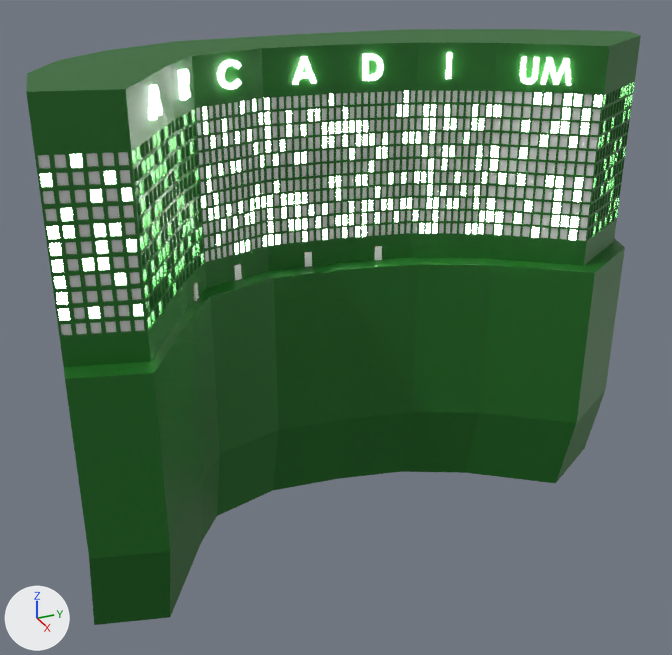
The FBX model Assets/Models/Saint Mary's Island/ArcadiumComplexI.fbx: old version first, new version second.
One viewpoint serves both versions: a camera (50 mm lens) standing at (108.9, -47.3, 48.1) and looking at (3.3, 0.2, -4.7). The axes (+X, +Y, +Z) are drawn at lower left. The lights are the same throughout. Where no turn or scale is listed for an object, it has been applied to the vertices.

The older version as bpy lines, for what is in view:
```python
ob_arcadiumcomplexi = bpy.data.objects.new('ArcadiumComplexI', me_vert_001)
ob_arcadiumcomplexi.location = (0.0, 0.0, -17.0)
ob_text = bpy.data.objects.new('Text', me_text)
ob_text.location = (11.0, -24.3, 29.3)
ob_text_001 = bpy.data.objects.new('Text.001', me_text_002)
ob_text_001.location = (2.0, -18.5, 29.3)
ob_text_002 = bpy.data.objects.new('Text.002', me_text_003)
ob_text_002.location = (-1.9, -12.0, 29.3)
ob_text_003 = bpy.data.objects.new('Text.003', me_text_004)
ob_text_003.location = (-2.8, -1.7, 29.0)
ob_text_004 = bpy.data.objects.new('Text.004', me_text_005)
ob_text_004.location = (-1.3, 7.3, 29.1)
ob_text_005 = bpy.data.objects.new('Text.005', me_text_006)
ob_text_005.location = (2.2, 17.7, 29.1)
ob_text_006 = bpy.data.objects.new('Text.006', me_text_007)
ob_text_006.location = (7.0, 25.9, 28.7)
```
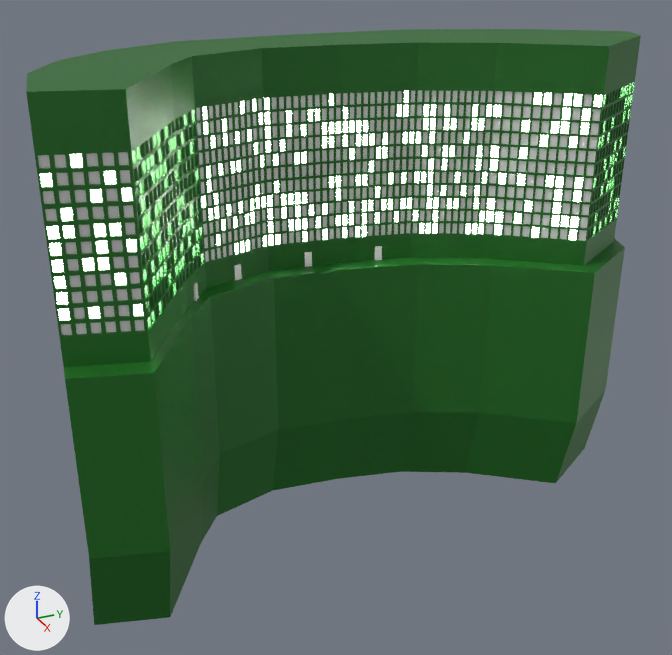
What changed in the scene script:
```text
Remove ob_text_003:
    ob_text_003 = bpy.data.objects.new('Text.003', me_text_004)
    ob_text_003.location = (-2.8, -1.7, 29.0)
Remove ob_text:
    ob_text = bpy.data.objects.new('Text', me_text)
    ob_text.location = (11.0, -24.3, 29.3)
Remove ob_text_006:
    ob_text_006 = bpy.data.objects.new('Text.006', me_text_007)
    ob_text_006.location = (7.0, 25.9, 28.7)
Remove ob_text_002:
    ob_text_002 = bpy.data.objects.new('Text.002', me_text_003)
    ob_text_002.location = (-1.9, -12.0, 29.3)
Remove ob_text_001:
    ob_text_001 = bpy.data.objects.new('Text.001', me_text_002)
    ob_text_001.location = (2.0, -18.5, 29.3)
Remove ob_text_005:
    ob_text_005 = bpy.data.objects.new('Text.005', me_text_006)
    ob_text_005.location = (2.2, 17.7, 29.1)
Remove ob_text_004:
    ob_text_004 = bpy.data.objects.new('Text.004', me_text_005)
    ob_text_004.location = (-1.3, 7.3, 29.1)
```

Where the change shows, as pixel boxes (x1, y1, x2, y2) in the pictures (672 x 655 px):
'Text.006', deleted: before (520, 57, 571, 85)
'Text', deleted: before (149, 85, 163, 120)
'Text.004', deleted: before (363, 54, 383, 81)
'Text.002', deleted: before (217, 60, 242, 89)
'Text.003', deleted: before (292, 57, 317, 84)
'Text.001', deleted: before (178, 69, 191, 100)
'Text.005', deleted: before (446, 53, 452, 79)
